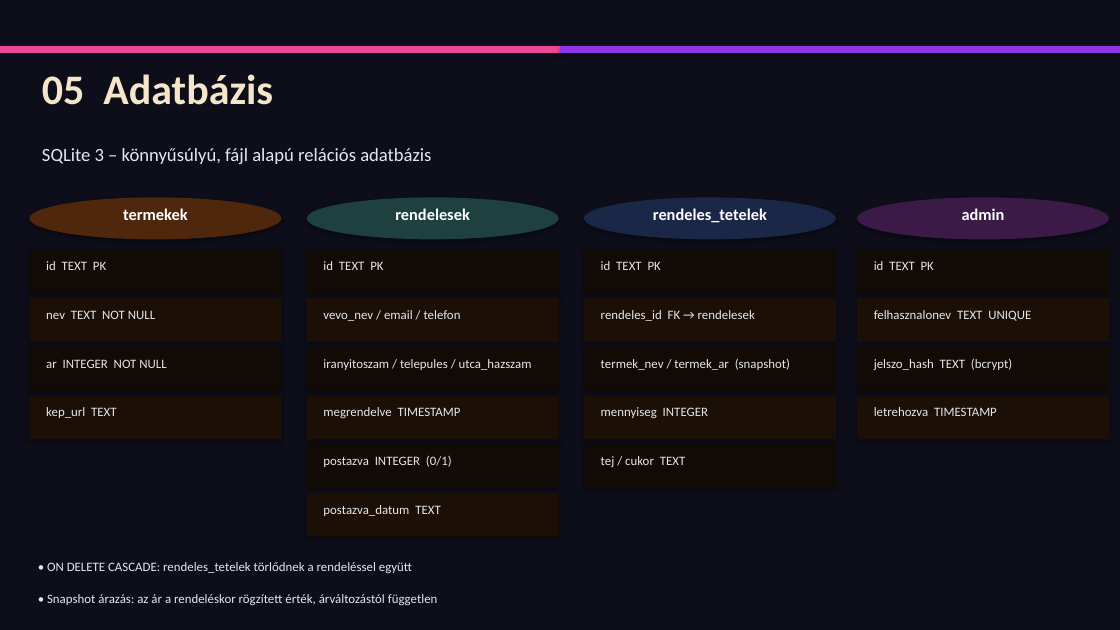
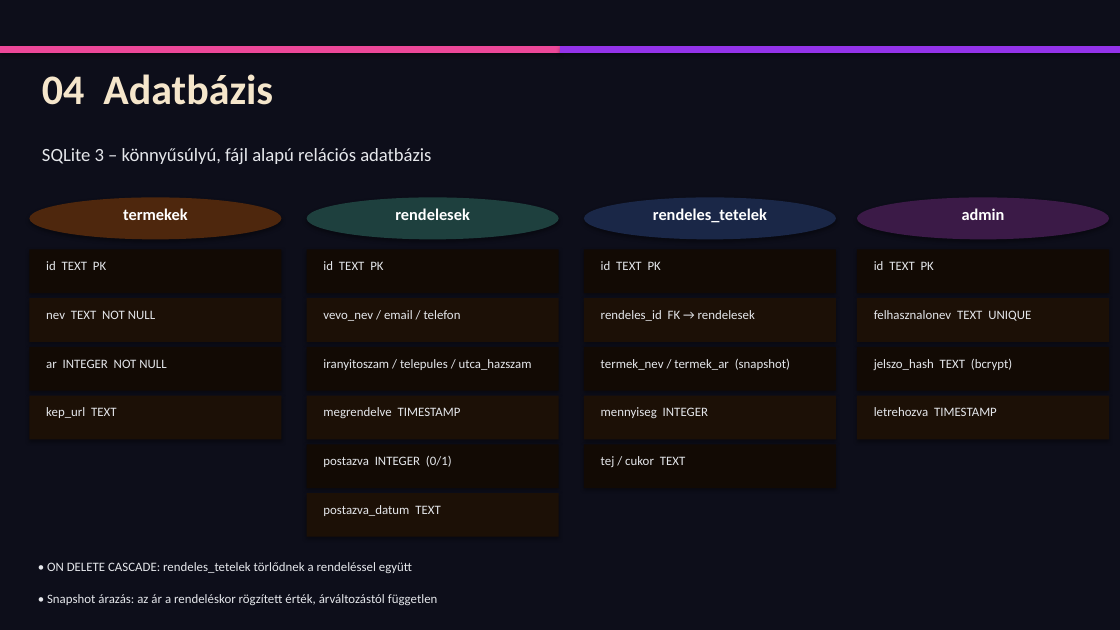
Before and after one commit to KristOOFF/webaruhaz, a slide deck: slide 6 of NeoCoffee_Webáruház_Prezentáció.pptx. Drawn at 1120x630 pixels with LibreOffice and Linux fonts; fonts in the diff are those of the drawing. Boxes give left, top, right and bottom in pixels: in the first picture for what was removed or moved away, otherwise in the second. Text is boxed around its words. In the diff, an @@ line names an element or a change of style, - is before the commit and + after.

```diff
--- a/NeoCoffee_Webáruház_Prezentáció.pptx
+++ b/NeoCoffee_Webáruház_Prezentáció.pptx
@@ text at (42,74,273,105): text changed @@
-05 Adatbázis
+04 Adatbázis
```
Also in this commit, not shown: 7 other slides changed.
